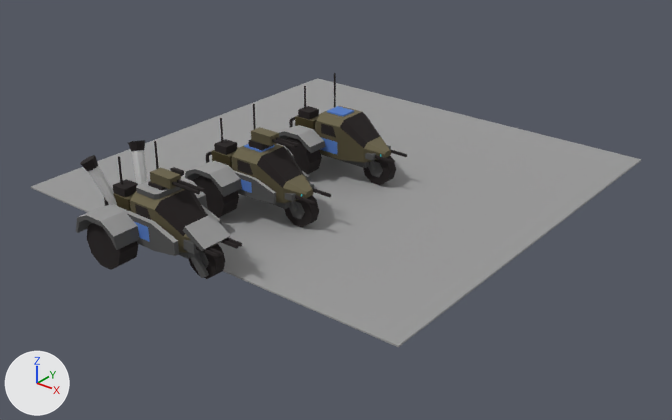
Renders of the Blender file art/models/units/trike.atreides.blend from each side of a commit.
The view is the same before and after, from a camera (50 mm lens) standing at (7.28, -9.32, 5.15) and looking at (0.36, -0.68, -0.21). The lights are fixed; the arrows at lower left show +X, +Y and +Z. The first picture is the older version.

Names of what the first picture shows: '_ground', '_rev1_armor1', '_rev1_body', '_rev1_weapons1', '_rev2_armor2', '_rev2_body', '_rev2_up_nitro', '_rev2_weapons2', 'armor0', 'body', 'weapons0'.
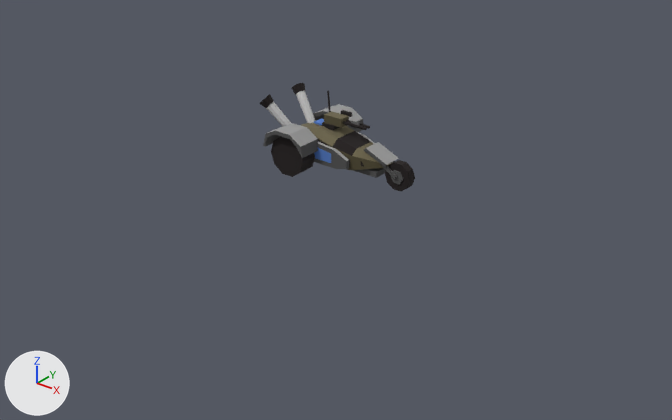
Pixel boxes (x1, y1, x2, y2) of what changed, in the pictures (672 x 420 px; the box of a moved part takes in the faces that stretch with it):
'_ground', hidden
    before: (31, 78, 641, 347)
'body', reshaped (29% wider, 10% shorter)
    before: (285, 73, 396, 185)
    after: (271, 90, 415, 191)
'_rev1_body', hidden
    before: (193, 104, 319, 227)
'_rev2_body', hidden
    before: (87, 141, 225, 279)
'_rev2_armor2', hidden
    before: (76, 177, 231, 278)
'armor2', shown
    after: (263, 104, 399, 169)
'_rev1_armor1', hidden
    before: (185, 144, 310, 204)
'_rev2_weapons2', hidden
    before: (148, 167, 242, 259)
'_rev2_up_nitro', hidden
    before: (80, 140, 147, 206)
'_rev1_weapons1', hidden
    before: (249, 127, 331, 205)
'up_nitro', shown
    after: (259, 83, 316, 126)
'armor0', hidden
    before: (278, 125, 326, 153)
'weapons2', shown
    after: (322, 110, 370, 130)
'weapons0', hidden
    before: (365, 145, 407, 164)
part 1 of me_up_nitro, moved or reshaped
    before: (132, 150, 147, 185)
    after: (296, 91, 316, 123)
part 2 of me_up_nitro, moved or reshaped
    before: (128, 140, 145, 152)
    after: (291, 83, 305, 95)
part 3 of me_up_nitro, moved or reshaped
    before: (88, 166, 117, 206)
    after: (267, 102, 292, 126)
part 4 of me_up_nitro, moved or reshaped
    before: (80, 155, 98, 172)
    after: (259, 94, 274, 108)

The edits, one by one:
me_up_nitro is used by ob_up_nitro; parent ob_body; location (0.0, 0.0, 0.0).
me_up_nitro had 96 vertices, 60 faces and spanned x -0.971..-0.515, y -0.449..0.449, z 0.4..1.167.
me_up_nitro now has 96 vertices, 60 faces and spans x -1.234..-0.615, y -0.449..0.449, z 0.3..0.98.
me_up_nitro part 1: the loose piece of 16 vertices spanning x -0.926..-0.604, y 0.142..0.408, z 0.535..1.11 is turned -20 degrees about the y axis through its middle, then moved by (-0.183, 0.0, -0.152).
me_up_nitro part 2: the loose piece of 16 vertices spanning x -0.971..-0.769, y 0.253..0.449, z 0.994..1.167 is turned -20 degrees about the y axis through its middle, then moved by (-0.265, 0.0, -0.203).
me_up_nitro part 3: the loose piece of 16 vertices spanning x -0.926..-0.604, y -0.408..-0.142, z 0.535..1.11 is turned -20 degrees about the y axis through its middle, then moved by (-0.183, 0.0, -0.152).
me_up_nitro part 4: the loose piece of 16 vertices spanning x -0.971..-0.769, y -0.449..-0.253, z 0.994..1.167 is turned -20 degrees about the y axis through its middle, then moved by (-0.265, 0.0, -0.203).
Other edits to the shape of me_up_nitro do not show in these pictures.
Mesh me_armor0_001 is new.
It has 44 vertices, 26 faces and spans x -0.91..-0.21, y -0.62..0.62, z 0.38..0.66.
It uses material mat_palette (picture img_palette_png).
Mesh me_body_001 is new.
It has 286 vertices, 196 faces and spans x -0.94..1.1, y -0.6..0.62, z 0.01..1.04.
Faces by material slot: [188, 8].
It uses material mat_palette (picture img_palette_png).
It uses material mat_team.
Object 'body' (ob_body) now shows me_body_001 instead of me_body.
Object 'armor0' (ob_armor0) now shows me_armor0_001 instead of me_armor0.
Object 'armor0' (ob_armor0) is now hidden.
Object 'armor2' (ob_armor2) is now shown.
Object 'weapons0' (ob_weapons0) is now hidden.
Object 'weapons2' (ob_weapons2) is now shown.
Object 'up_nitro' (ob_up_nitro) is now shown.
Object '_rev1_body' (ob_rev1_body) is now hidden.
Object '_rev1_armor1' (ob_rev1_armor1) is now hidden.
Object '_rev1_weapons1' (ob_rev1_weapons1) is now hidden.
Object '_rev2_body' (ob_rev2_body) is now hidden.
Object '_rev2_armor2' (ob_rev2_armor2) is now hidden.
Object '_rev2_weapons2' (ob_rev2_weapons2) is now hidden.
Object '_rev2_up_nitro' (ob_rev2_up_nitro) is now hidden.
Object '_ground' (ob_ground) is now hidden.
